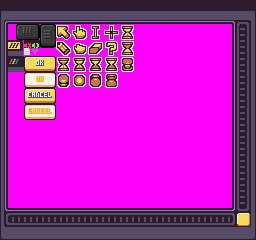
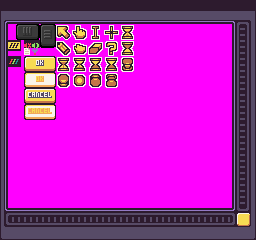
Layers edited between the first and the second (256, 240) image:
painted on "Layer 48" over [8, 40, 24, 72]
